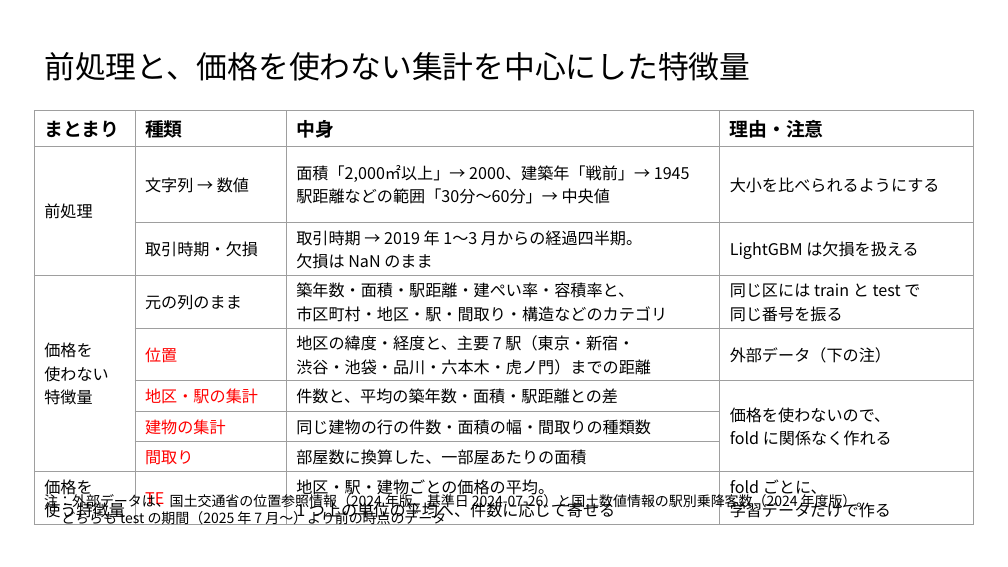
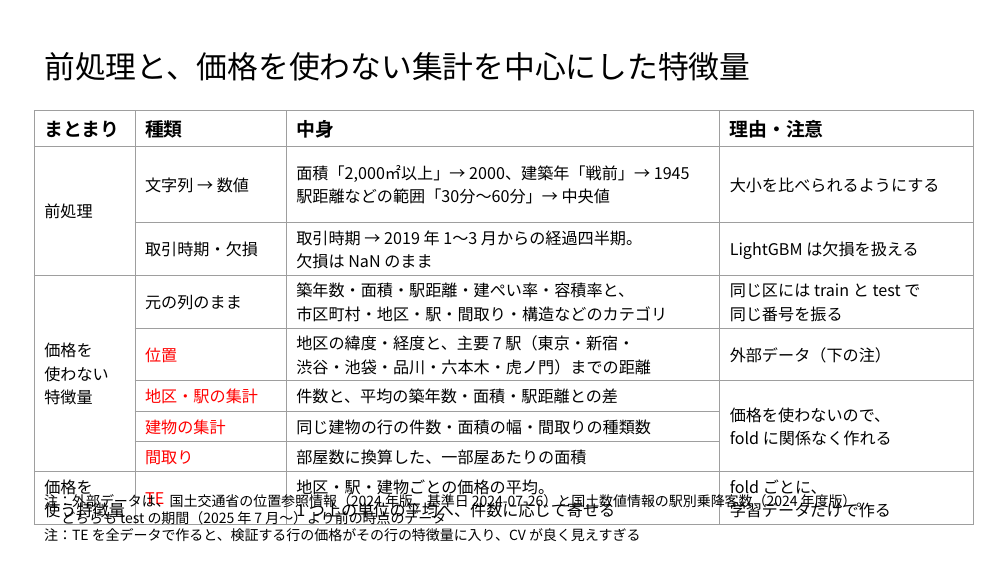
Before and after one commit to TaisukeFujise/condominium-price-pred, a slide deck: slide 5 of slides/final/final.pptx. Drawn at 1008x567 pixels with LibreOffice and Linux fonts; fonts in the diff are those of the drawing. Boxes give left, top, right and bottom in pixels: in the first picture for what was removed or moved away, otherwise in the second. Text is boxed around its words. In the diff, an @@ line names an element or a change of style, - is before the commit and + after.

```diff
--- a/slides/final/final.pptx
+++ b/slides/final/final.pptx
@@ text at box(44, 528, 641, 541): paragraph added @@
+注：TE を全データで作ると、検証する行の価格がその行の特徴量に入り、CV が良く見えすぎる
```
Also in this commit, not shown: 1 other slide changed.
